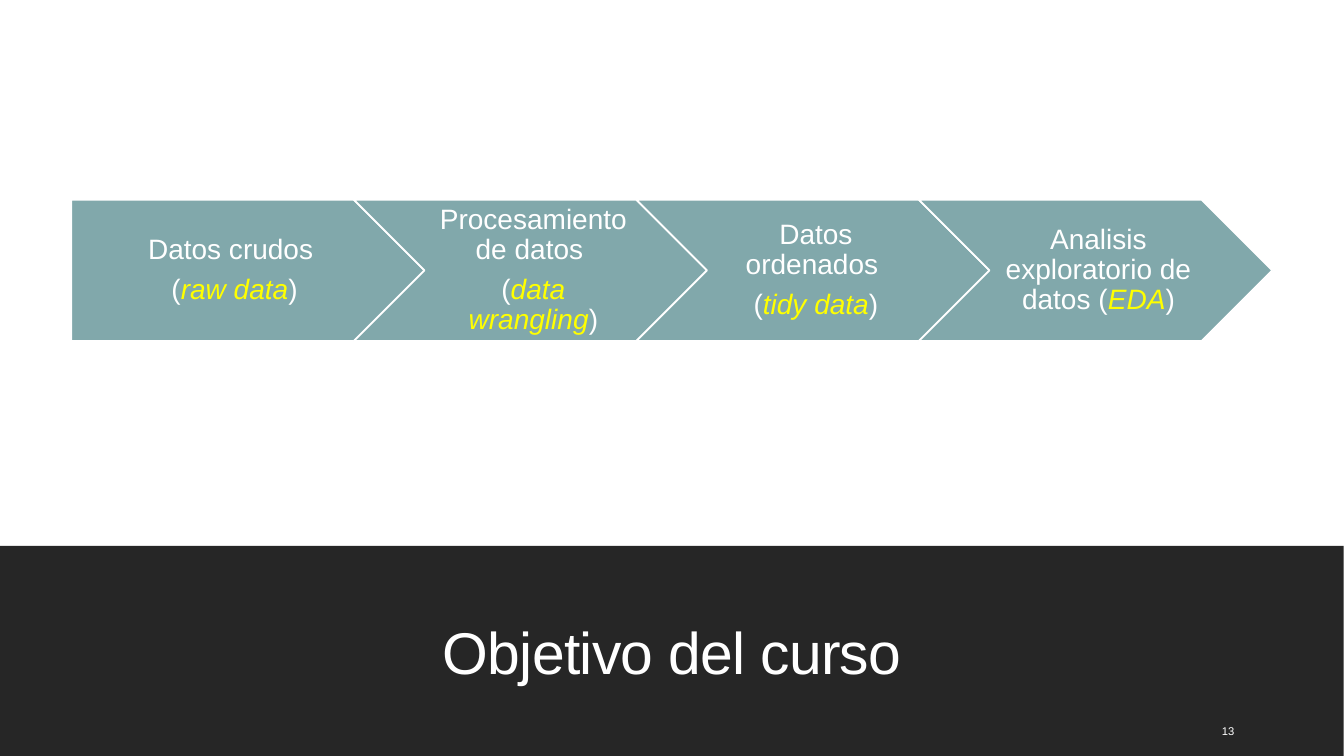
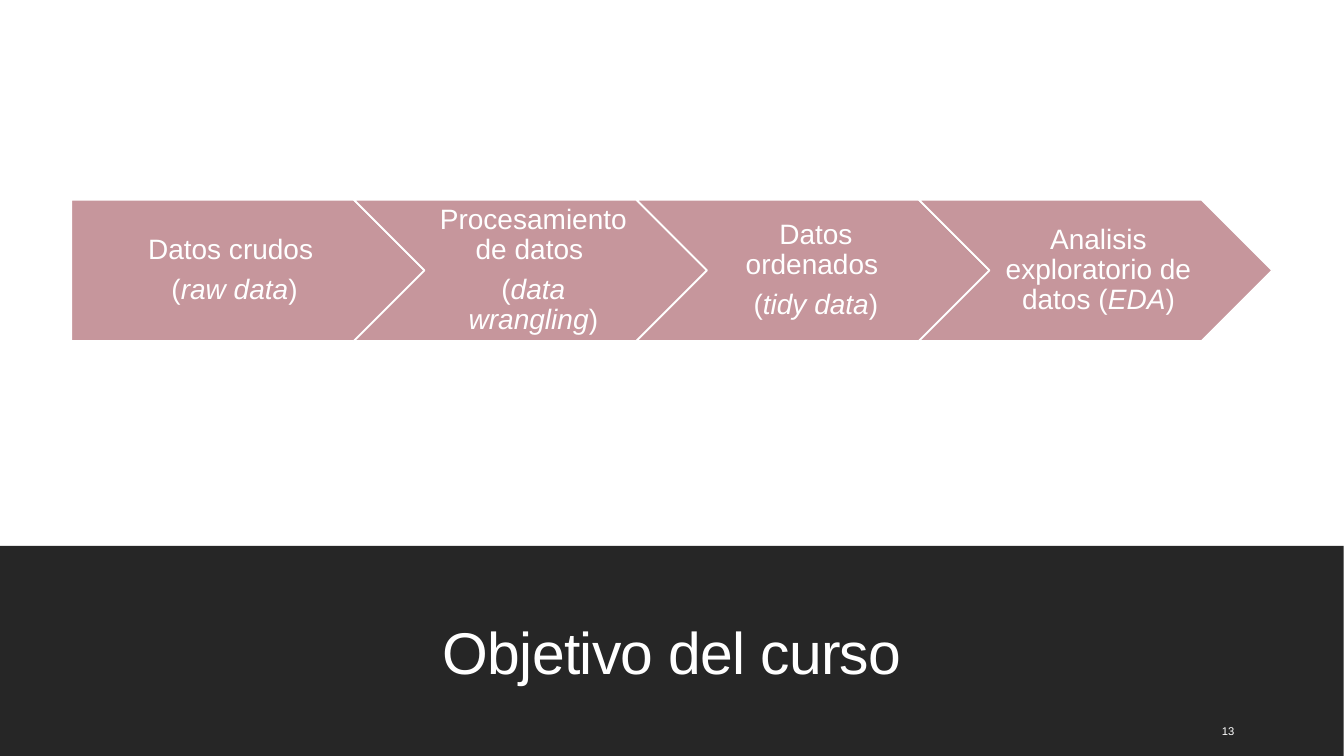
Before and after one commit to mcd-unison/ing-caract, a slide deck: slide 13 of slides/inicial.pptx. Drawn at 1344x756 pixels with LibreOffice and Linux fonts; fonts in the diff are those of the drawing. Boxes give left, top, right and bottom in pixels: in the first picture for what was removed or moved away, otherwise in the second. Text is boxed around its words. In the diff, an @@ line names an element or a change of style, - is before the commit and + after.

Commit message:
nueva organozación del curso

```diff
--- a/slides/inicial.pptx
+++ b/slides/inicial.pptx
@@ fill #81A8AB to #C6969C in 4 elements at [72, 200, 424, 341], [354, 200, 707, 341], [636, 200, 989, 341], [920, 200, 1272, 341] @@
@@ text "Analisis exploratorio de datos (EDA)" at [1006, 229, 1191, 314]: text colour #FFFF00 to #FFFFFF in "(EDA)" @@
@@ text at [171, 279, 298, 304]: text colour #FFFF00 to #FFFFFF in "(raw data)" @@
@@ text at [469, 279, 598, 334]: text colour #FFFF00 to #FFFFFF in "(data wrangling)" @@
@@ text at [754, 294, 878, 319]: text colour #FFFF00 to #FFFFFF in "(tidy data)" @@
```
Also in this commit, not shown: 4 other slides changed, 7 other files.
